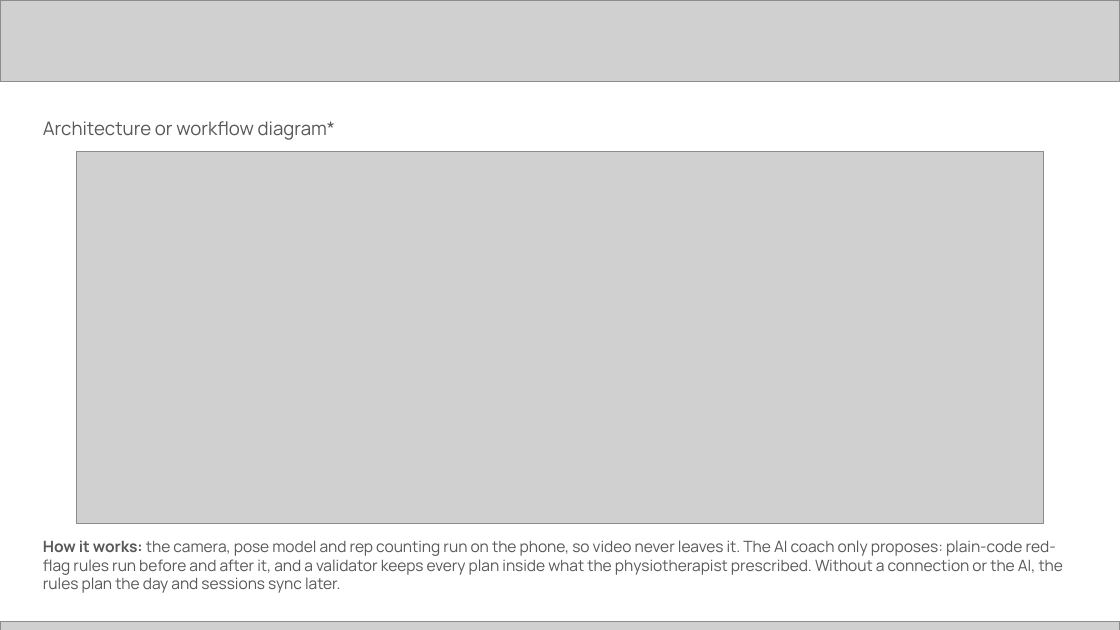
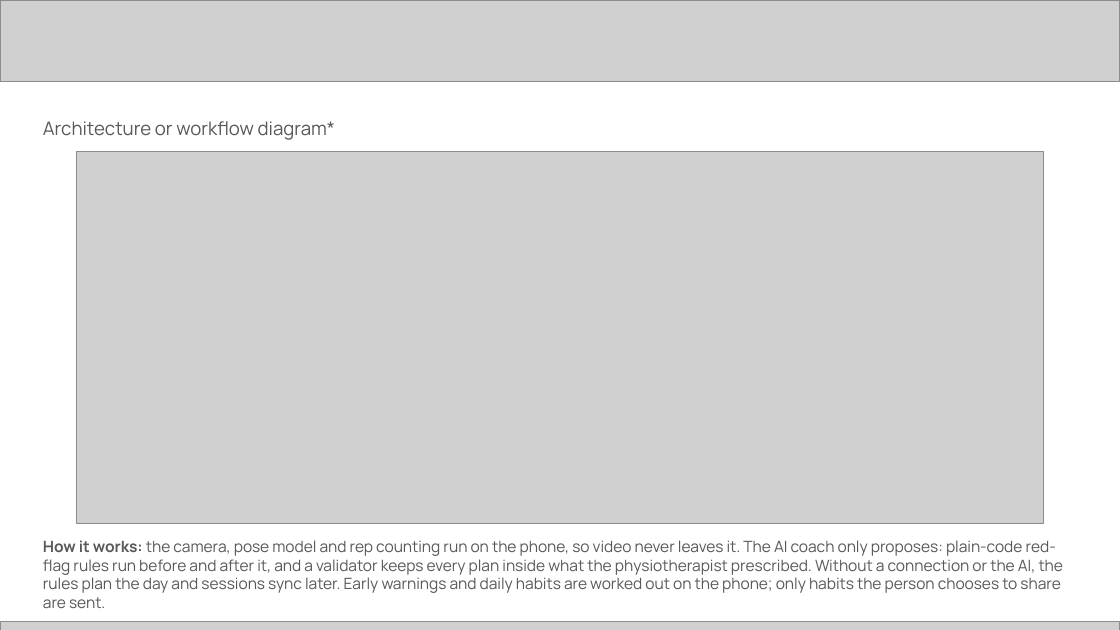
Before and after one commit to harrymakoni-netizen/Recover-Lens-, a slide deck: slide 4 of docs/hack2skill/RecoverLens-Future-Health-submission.pptx. Drawn at 1120x630 pixels with LibreOffice and Linux fonts; fonts in the diff are those of the drawing; grey boxes stand for pictures. Boxes give left, top, right and bottom in pixels: in the first picture for what was removed or moved away, otherwise in the second. Text is boxed around its words. In the diff, an @@ line names an element or a change of style, - is before the commit and + after.

```diff
--- a/docs/hack2skill/RecoverLens-Future-Health-submission.pptx
+++ b/docs/hack2skill/RecoverLens-Future-Health-submission.pptx
@@ text at (x1=43, y1=540, x2=1063, y2=608): text changed @@
-How it works: the camera, pose model and rep counting run on the phone, so video never leaves it. The AI coach only proposes: plain-code red-flag rules run before and after it, and a validator keeps every plan inside what the physiotherapist prescribed. Without a connection or the AI, the rules plan the day and sessions sync later.
+How it works: the camera, pose model and rep counting run on the phone, so video never leaves it. The AI coach only proposes: plain-code red-flag rules run before and after it, and a validator keeps every plan inside what the physiotherapist prescribed. Without a connection or the AI, the rules plan the day and sessions sync later. Early warnings and daily habits are worked out on the phone; only habits the person chooses to share are sent.
```
Also in this commit, not shown: 10 other slides changed, 1 other file.
